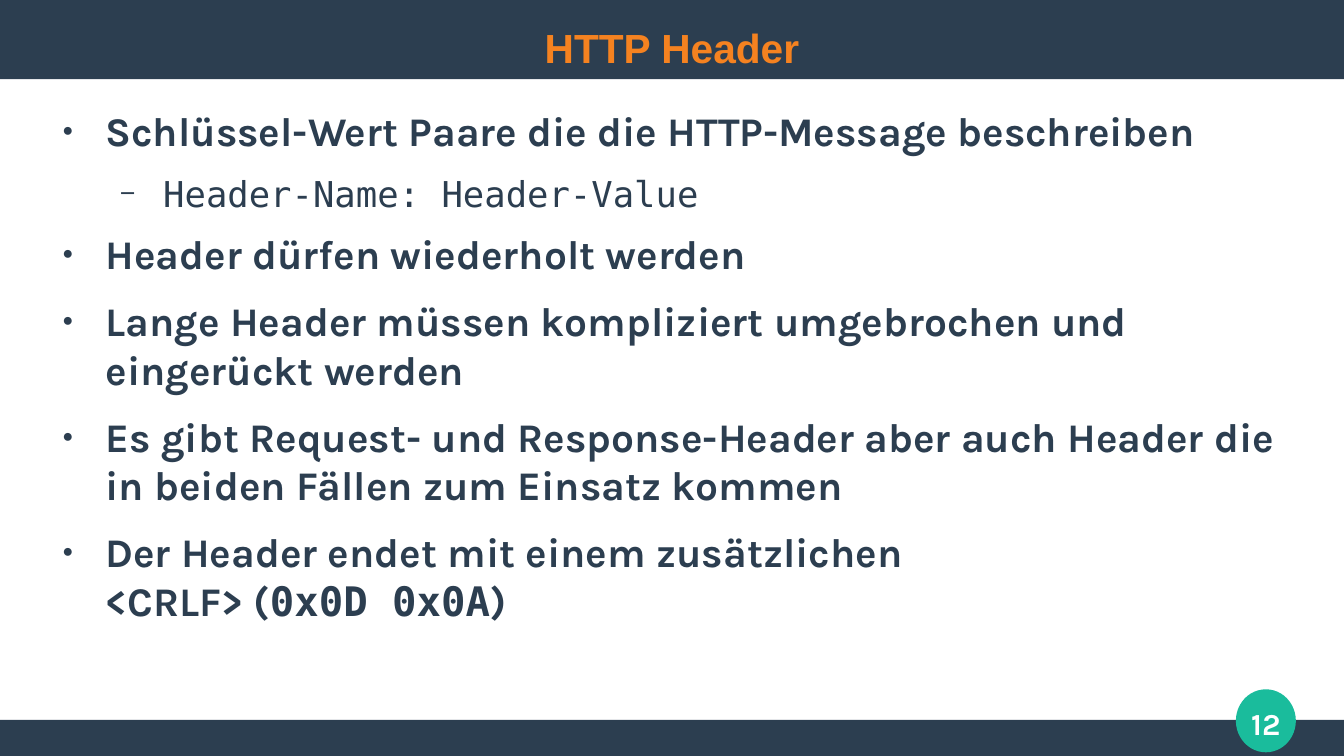
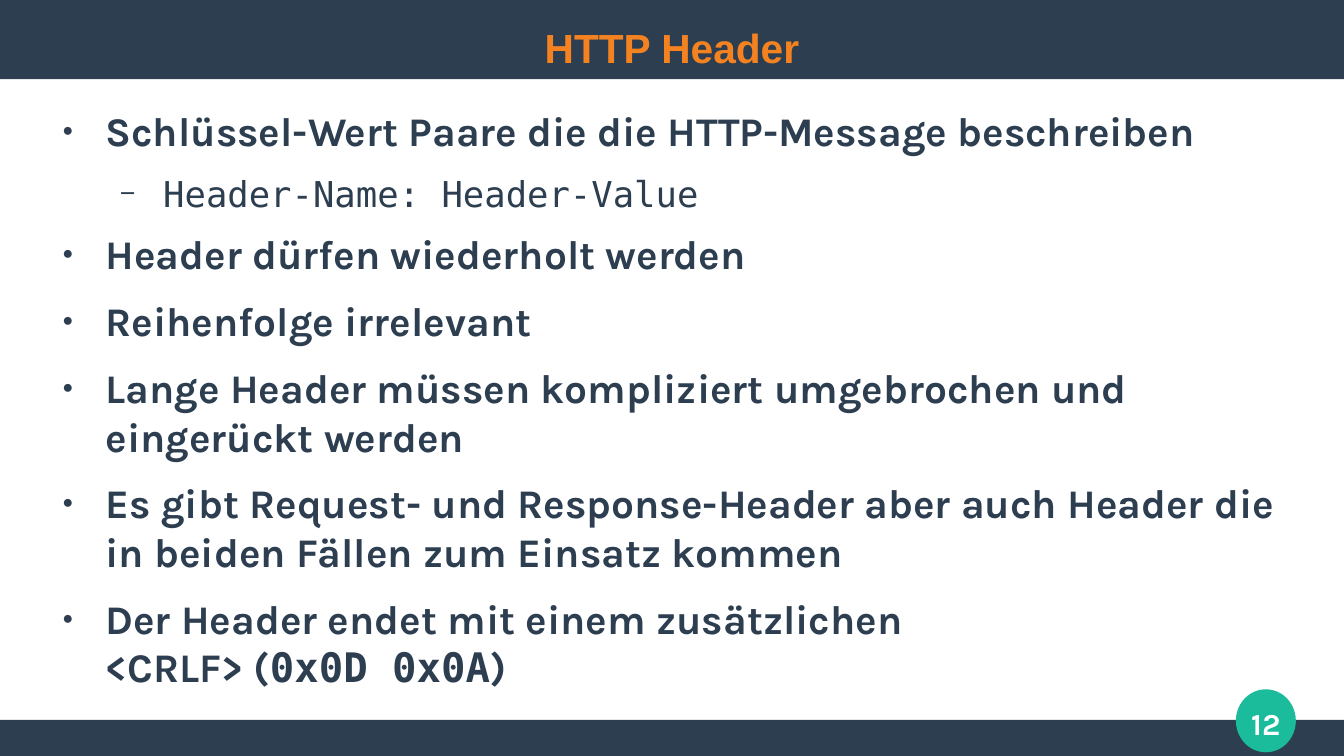
Before and after one commit to ghandmann/HS-AlbSig-WebAnwendungen2, a slide deck: slide 12 of Kapitel/02_HTTP.odp. Drawn at 1344x756 pixels with LibreOffice and Linux fonts; fonts in the diff are those of the drawing. Boxes give left, top, right and bottom in pixels: in the first picture for what was removed or moved away, otherwise in the second. Text is boxed around its words. In the diff, an @@ line names an element or a change of style, - is before the commit and + after.

```diff
--- a/Kapitel/02_HTTP.odp
+++ b/Kapitel/02_HTTP.odp
@@ text at <box>106,307,532,346</box>: paragraph added @@
+● Reihenfolge irrelevant
```
Also in this commit, not shown: 2 other slides changed.
